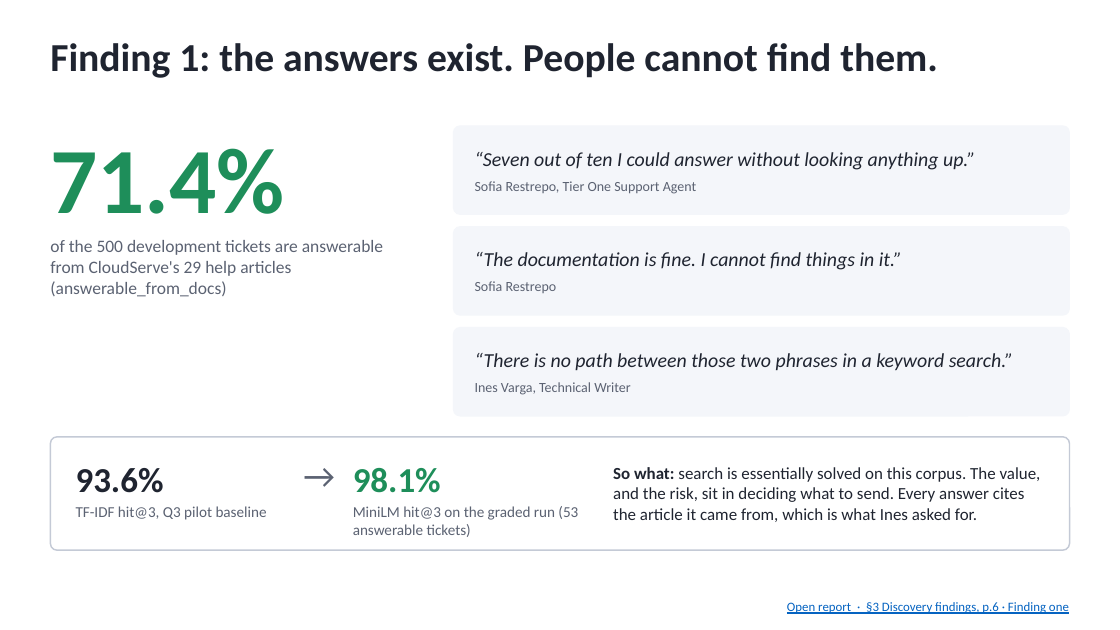
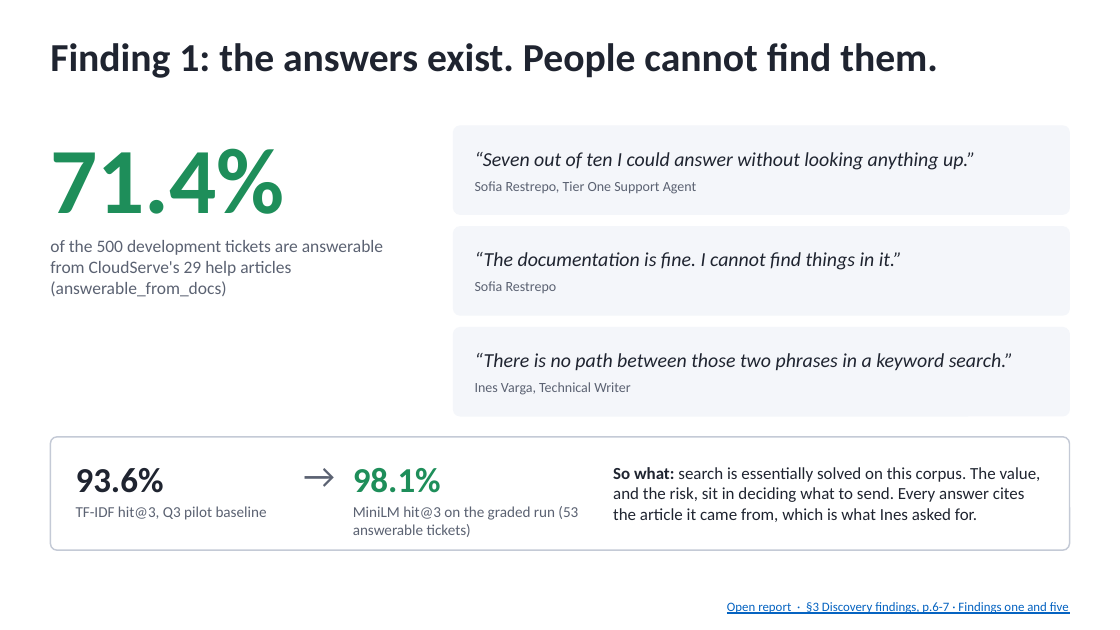
Before and after one commit to coolalok/fde-capstone, a slide deck: slide 3 of presentation/AlokKulkarni_Capstone_Presentation.pptx. Drawn at 1120x630 pixels with LibreOffice and Linux fonts; fonts in the diff are those of the drawing. Boxes give left, top, right and bottom in pixels: in the first picture for what was removed or moved away, otherwise in the second. Text is boxed around its words. In the diff, an @@ line names an element or a change of style, - is before the commit and + after.

```diff
--- a/presentation/AlokKulkarni_Capstone_Presentation.pptx
+++ b/presentation/AlokKulkarni_Capstone_Presentation.pptx
@@ text at <box>727,602,1069,614</box>: text changed @@
-Open report · §3 Discovery findings, p.6 · Finding one
+Open report · §3 Discovery findings, p.6-7 · Findings one and five
```
Also in this commit, not shown: 20 other slides changed, 2 slides added, 2 slides removed, 13 other files.
